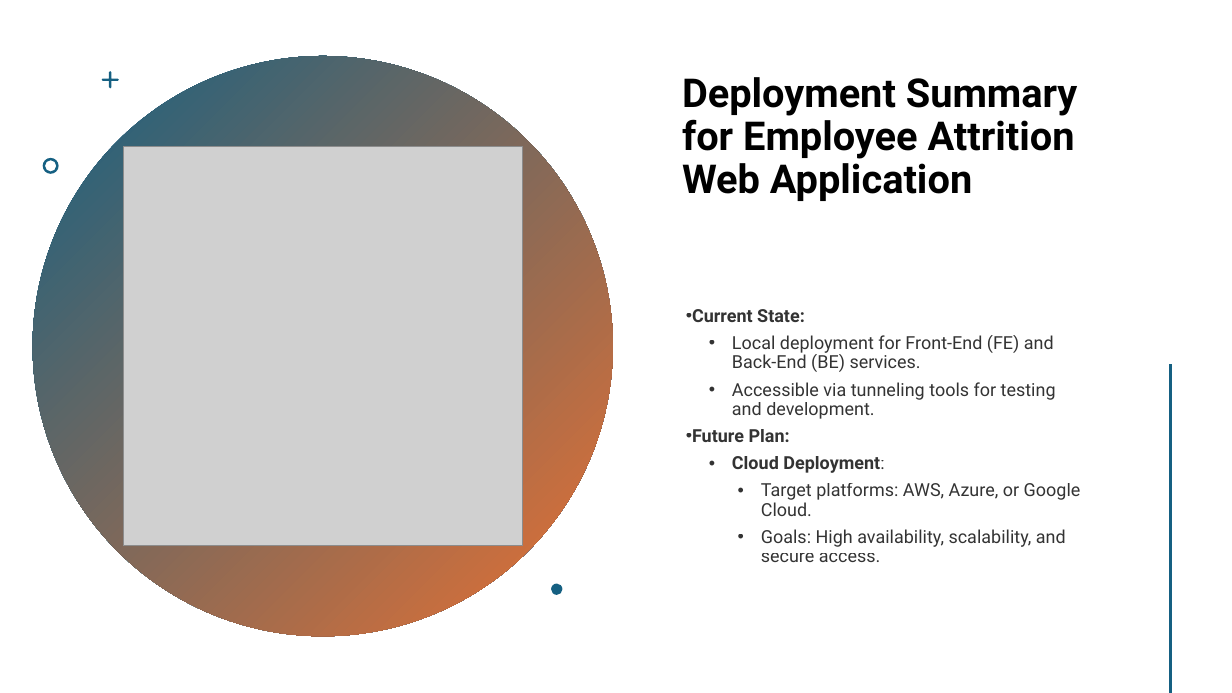
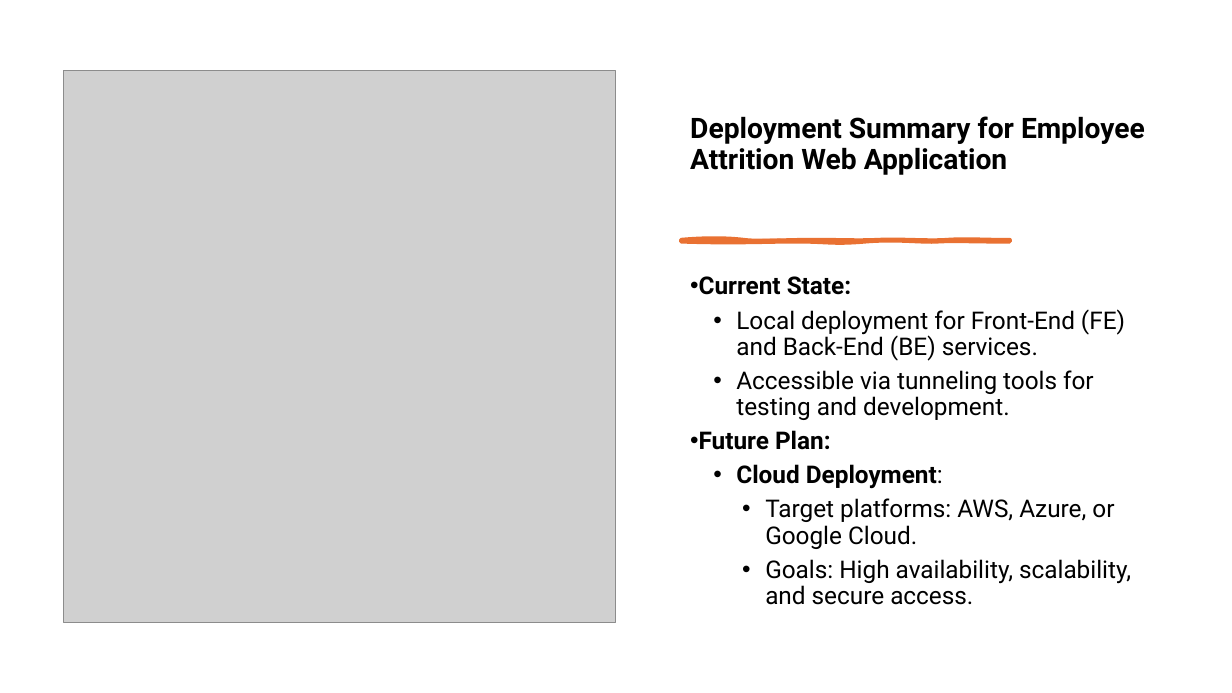
Before and after one commit to monikatyagiisc/employee-attrition-prediction, a slide deck: slide 11 of Project_Presentation_Employee_Attrition_Prediction.pptx. Drawn at 1232x693 pixels with LibreOffice and Linux fonts; fonts in the diff are those of the drawing; grey boxes stand for pictures. Boxes give left, top, right and bottom in pixels: in the first picture for what was removed or moved away, otherwise in the second. Text is boxed around its words. In the diff, an @@ line names an element or a change of style, - is before the commit and + after.

Commit message:
ppt color format update

```diff
--- a/Project_Presentation_Employee_Attrition_Prediction.pptx
+++ b/Project_Presentation_Employee_Attrition_Prediction.pptx
@@ ellipse removed at bbox=[32, 56, 613, 637] @@
@@ picture: place and size @@
-picture at bbox=[123, 146, 522, 545]
+picture at bbox=[64, 71, 616, 623]
@@ freeform shape removed at bbox=[102, 71, 119, 89] @@
@@ title "Deployment Summary for Employee Attrition ...": place and size @@
-title "Deployment Summary for Employee Attrition ..." at bbox=[682, 77, 1078, 201]
+title "Deployment Summary for Employee Attrition ..." at bbox=[690, 116, 1145, 175]
@@ title "Deployment Summary for Employee Attrition ..." at bbox=[690, 116, 1145, 175]: size 31 to 22 pt @@
@@ freeform shape removed at bbox=[43, 158, 58, 174] @@
@@ text "Current State:": place and size @@
-text "Current State:" at bbox=[692, 309, 1081, 562]
+text "Current State:" at bbox=[699, 276, 1131, 605]
@@ text "Current State:" at bbox=[699, 276, 1131, 605]: size 14 to 19 pt, text colour #000000 at 80% opacity to #000000 @@
@@ freeform shape added at bbox=[681, 240, 1010, 242], fill #E97132, outline #E97132 3 pt @@
@@ line removed from (1171, 365) to (1171, 692) @@
@@ freeform shape removed at bbox=[551, 584, 562, 595] @@
```
Also in this commit, not shown: 1 slide added, 1 slide removed.
